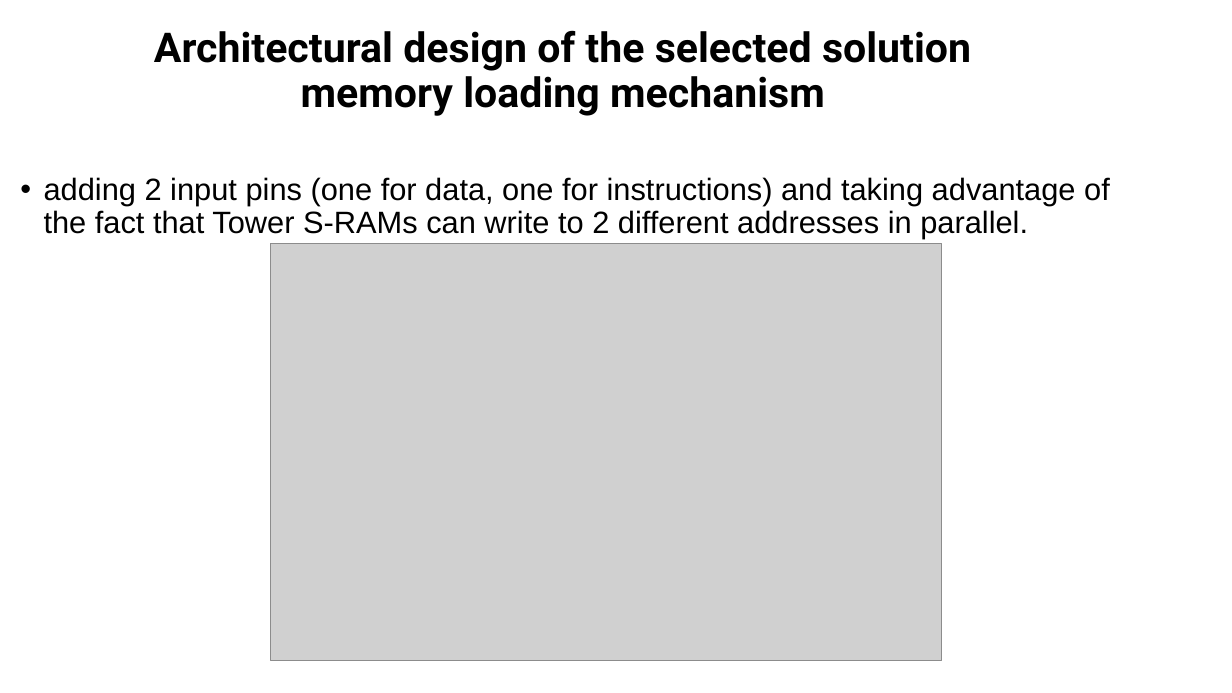
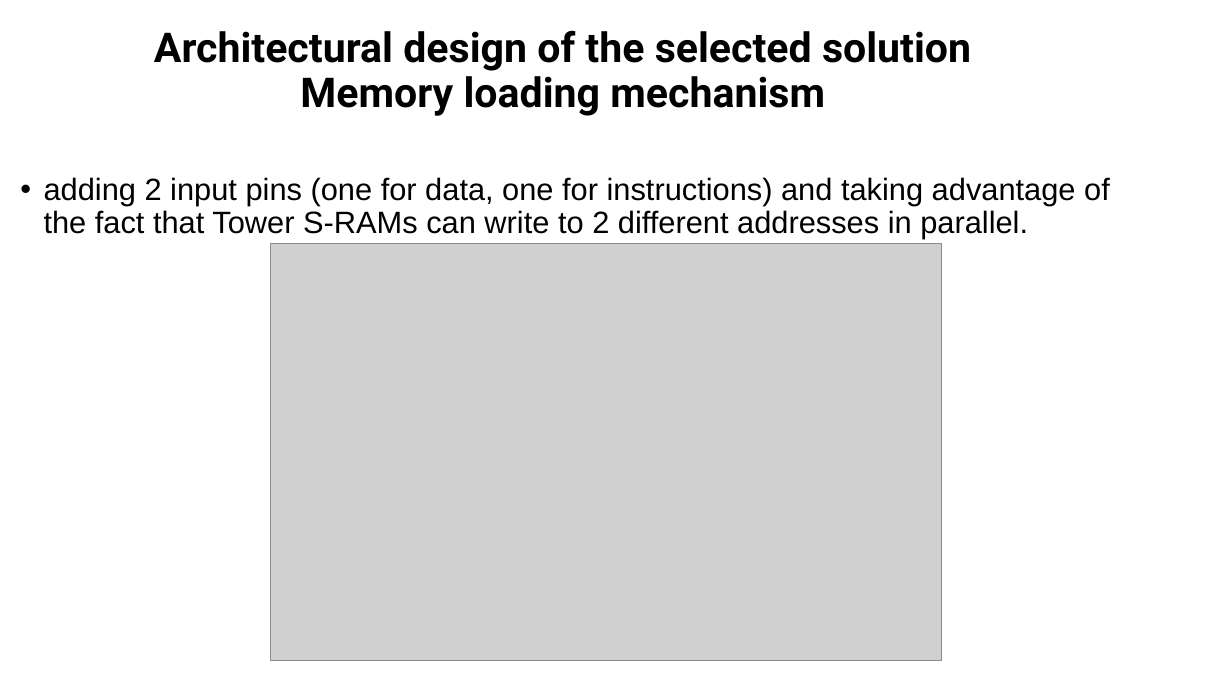
Before and after one commit to muhammad0bi/044169_project_B, a slide deck: slide 11 of Presintaions and Reports/Final presentaion VLSI project 7880.pptx. Drawn at 1232x693 pixels with LibreOffice and Linux fonts; fonts in the diff are those of the drawing; grey boxes stand for pictures. Boxes give left, top, right and bottom in pixels: in the first picture for what was removed or moved away, otherwise in the second. Text is boxed around its words. In the diff, an @@ line names an element or a change of style, - is before the commit and + after.

```diff
--- a/Presintaions and Reports/Final presentaion VLSI project 7880.pptx
+++ b/Presintaions and Reports/Final presentaion VLSI project 7880.pptx
@@ title at (154,30,971,116): text changed @@
-Architectural design of the selected solution
-memory loading mechanism
+Architectural design of the selected solution
+Memory loading mechanism
```
Also in this commit, not shown: 3 other slides changed, 1 slide added.
